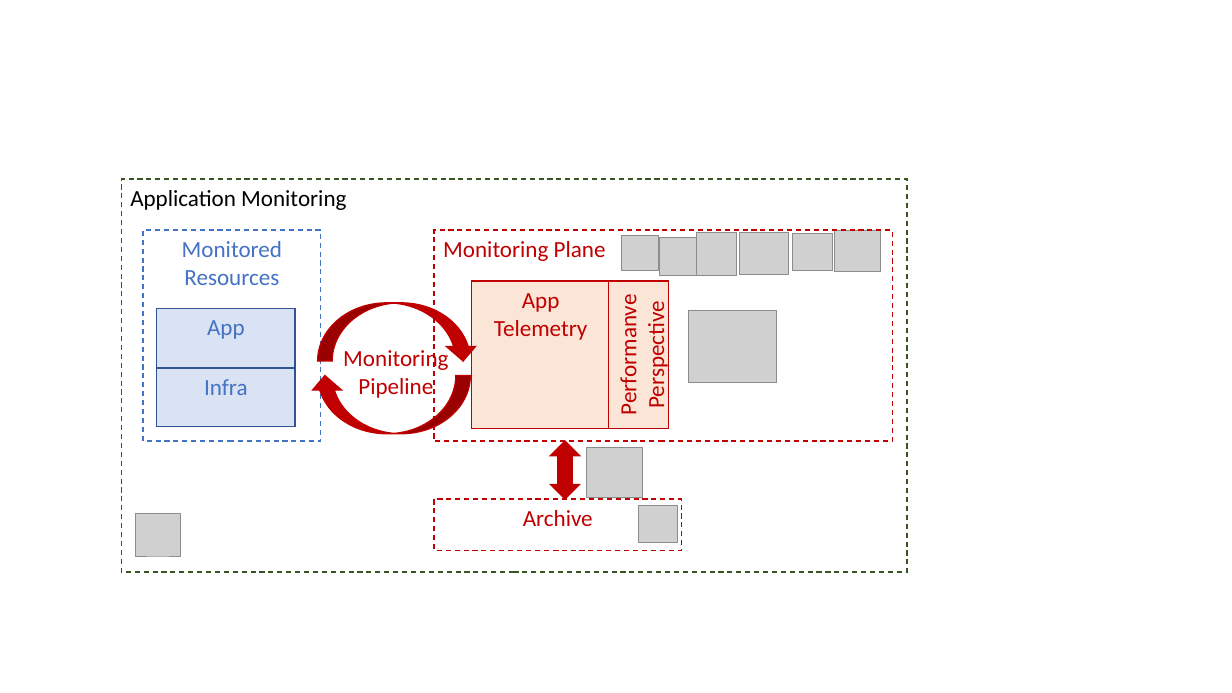
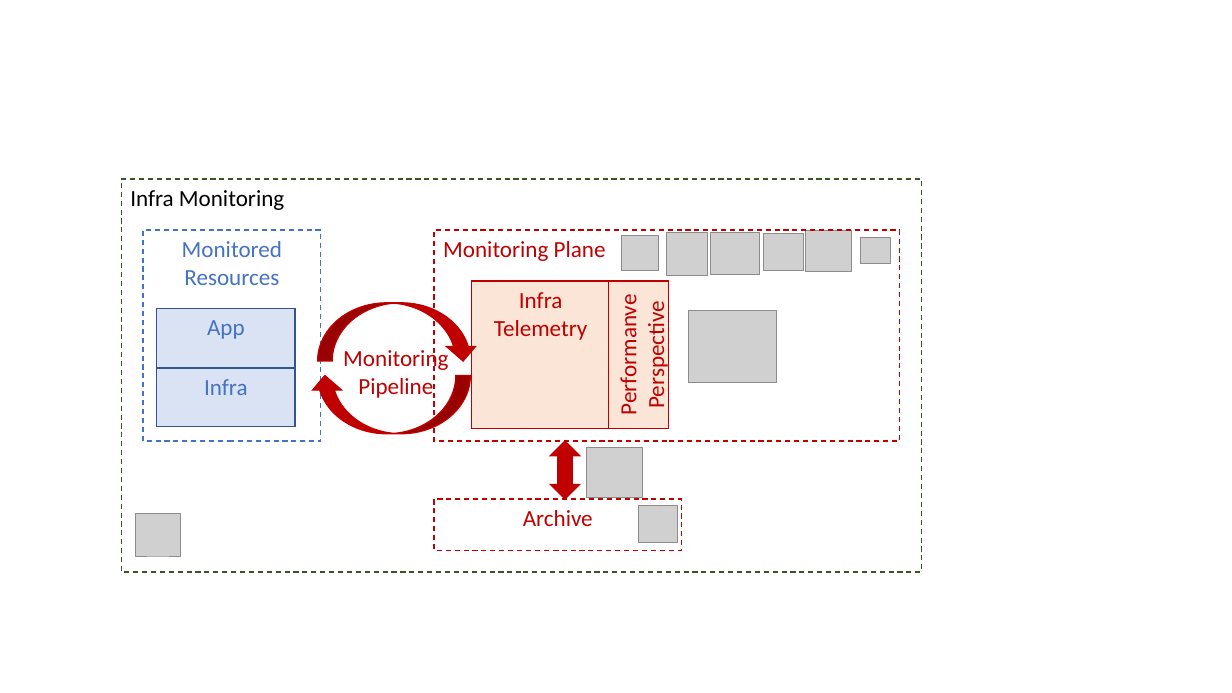
Before and after one commit to devonfw/solutions, a slide deck: slide 4 of solutions/monitoring_problem/monitoring_sources_pictures.pptx (slide 2 before the commit). Drawn at 1232x693 pixels with LibreOffice and Linux fonts; fonts in the diff are those of the drawing; grey boxes stand for pictures. Boxes give left, top, right and bottom in pixels: in the first picture for what was removed or moved away, otherwise in the second. Text is boxed around its words. In the diff, an @@ line names an element or a change of style, - is before the commit and + after.

```diff
--- a/solutions/monitoring_problem/monitoring_sources_pictures.pptx
+++ b/solutions/monitoring_problem/monitoring_sources_pictures.pptx
@@ rectangle "Infra Monitoring": place and size @@
-rectangle "Infra Monitoring" at box(121, 179, 907, 572)
+rectangle "Infra Monitoring" at box(121, 179, 921, 572)
@@ text in rectangle at box(130, 190, 284, 210): text changed @@
-Application Monitoring
+Infra Monitoring
@@ rectangle "Monitoring Plane": place and size @@
-rectangle "Monitoring Plane" at box(434, 230, 893, 441)
+rectangle "Monitoring Plane" at box(434, 230, 900, 441)
@@ picture removed at box(660, 238, 697, 275) @@
@@ 4 pictures: place and size @@
-4 pictures at box(696, 230, 881, 275)
+4 pictures at box(667, 230, 851, 275)
@@ picture added at box(860, 238, 891, 264) @@
@@ text in rectangle at box(519, 292, 562, 308): text changed @@
-App
+Infra
```
Also in this commit, not shown: 1 other slide changed, 1 slide added, 31 other files.
